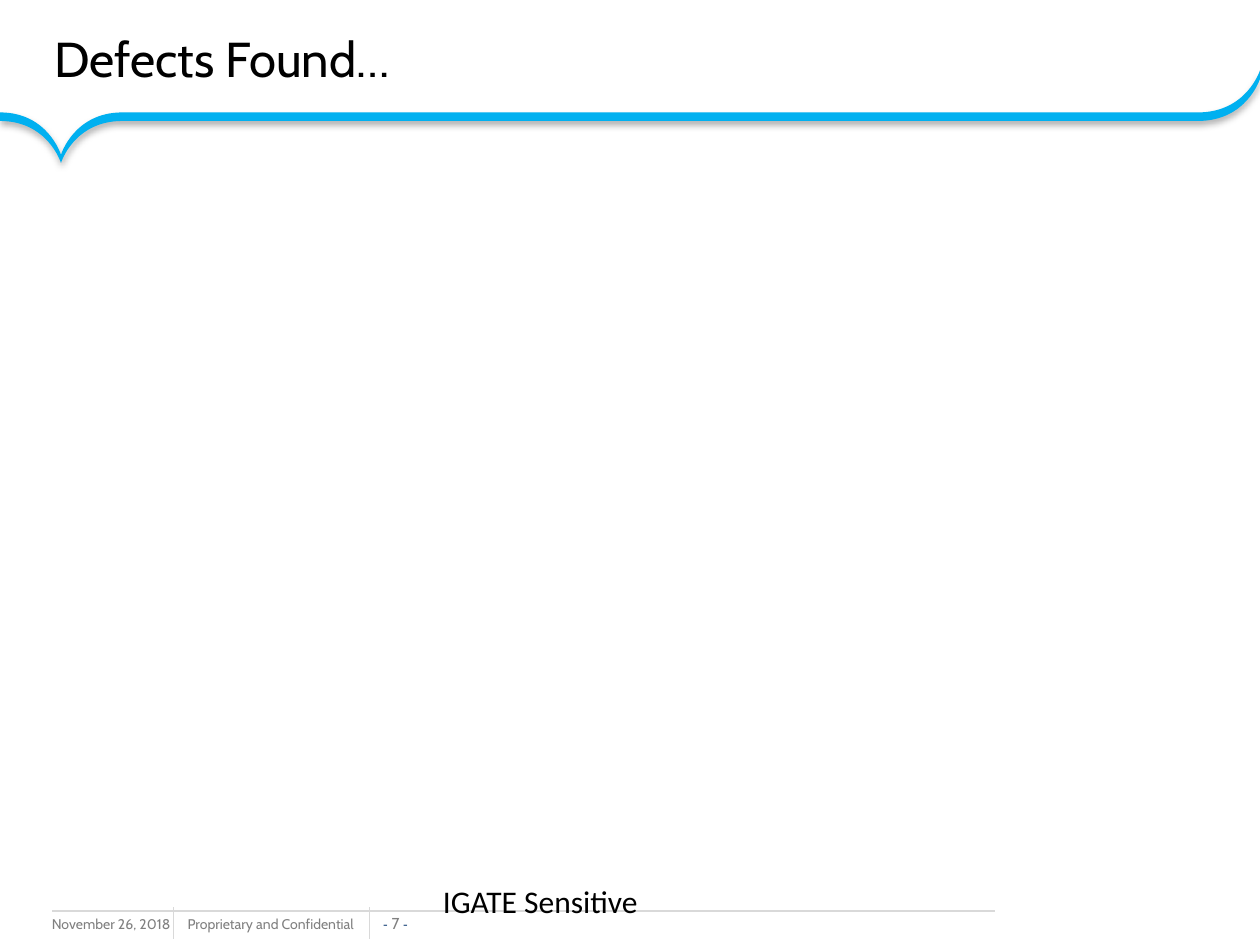
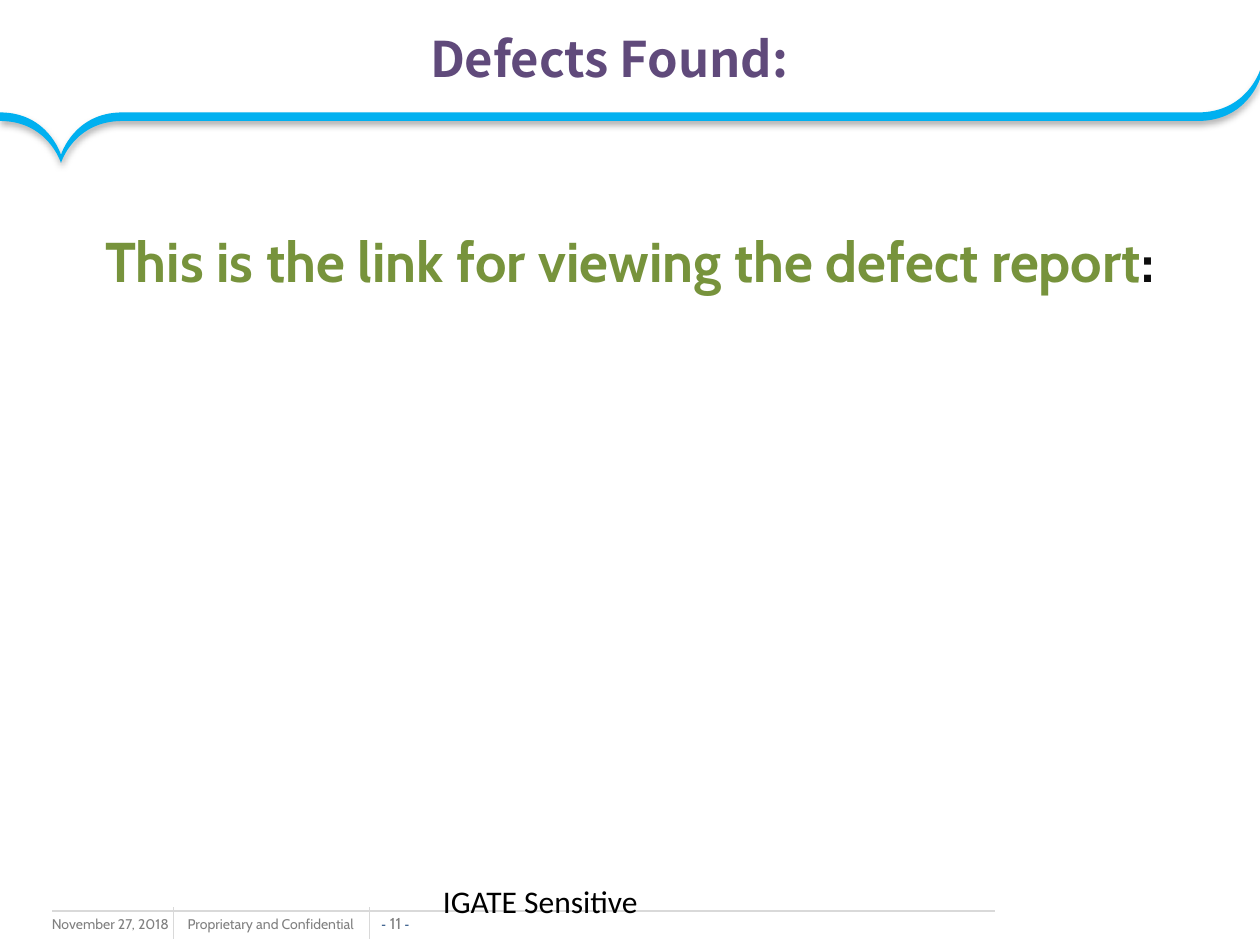
Before and after one commit to kmaurya/miniprojects, a slide deck: slide 11 of AT MiniProject_Sample.pptx (slide 7 before the commit). Drawn at 1260x945 pixels with LibreOffice and Linux fonts; fonts in the diff are those of the drawing; background and template pictures are left out. Boxes give left, top, right and bottom in pixels: in the first picture for what was removed or moved away, otherwise in the second. Text is boxed around its words. In the diff, an @@ line names an element or a change of style, - is before the commit and + after.

```diff
--- a/AT MiniProject_Sample.pptx
+++ b/AT MiniProject_Sample.pptx
@@ title at bbox=[430, 37, 788, 78]: text changed; font Cabin to Noto Sans CJK KR; text colour #000000 to #604A7B; bold on @@
-Defects Found…
+Defects Found:
@@ text added at bbox=[105, 240, 1154, 295], 32 pt, text #77933C, bold @@
+This is the link for viewing the defect report:
@@ text at bbox=[52, 918, 169, 930]: text changed @@
-November 26, 2018
+November 27, 2018
@@ page number at bbox=[390, 918, 401, 929]: text changed @@
-- 7 -
+- 11 -
```
Also in this commit, not shown: 6 other slides changed, 6 slides added, 4 slides removed.
